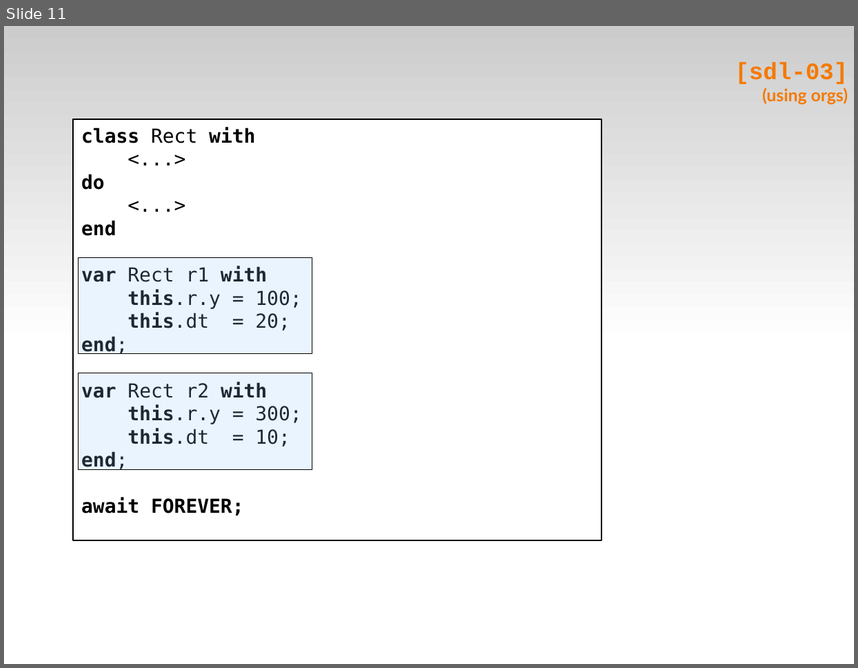
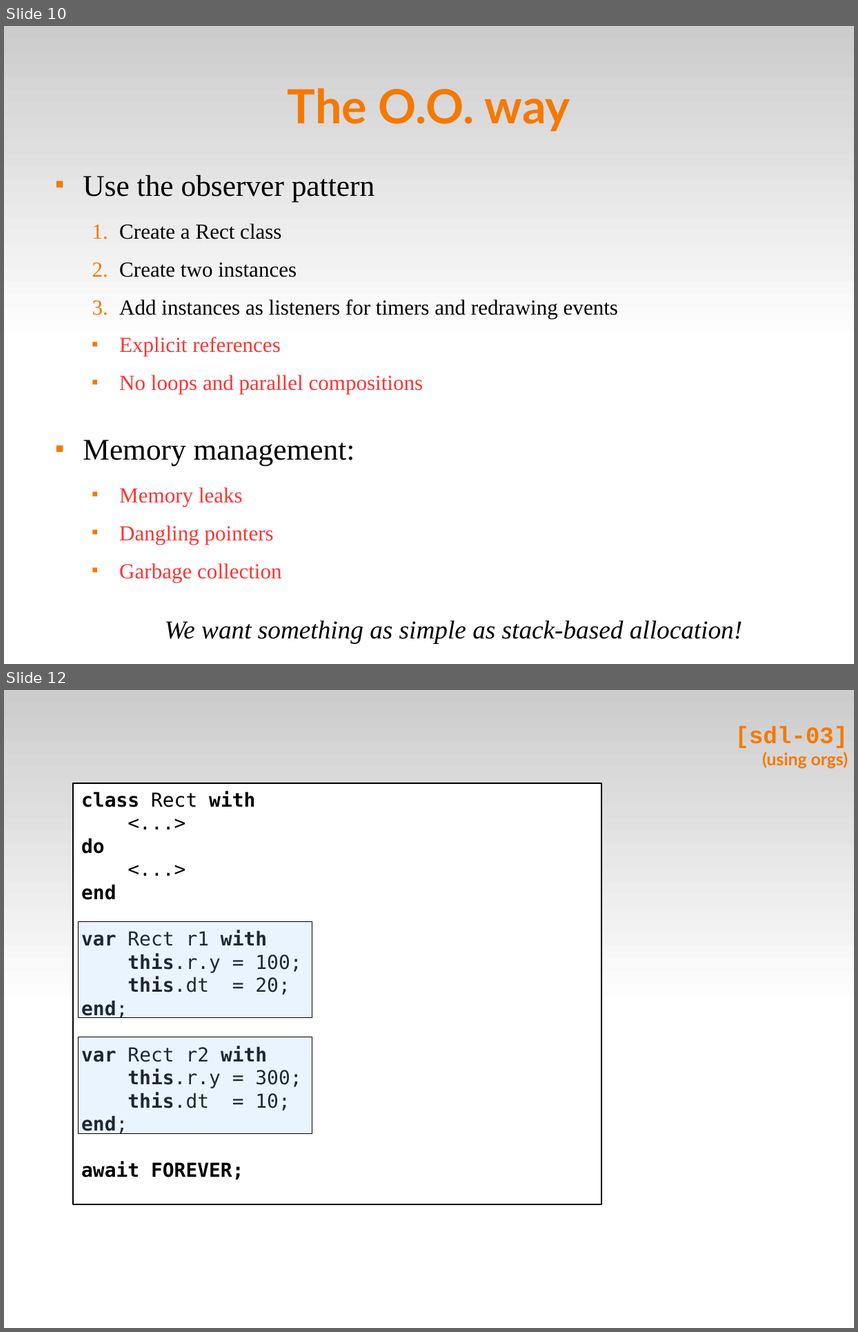
Before and after one commit to fsantanna-no/ceu-docs, a slide deck: ceu_stl.odp. Shown one above the other, each under a label of ours: slide 11 before the commit, slides 10 and 12 after it; the slides between them are not shown. The pictures are 858x668 and 858x1332 pixels, drawn with LibreOffice and Linux fonts; fonts in the diff are those of the drawing. Boxes give left, top, right and bottom in pixels: in the first picture for what was removed or moved away, otherwise in the second. Text is boxed around its words. In the diff, an @@ line names an element or a change of style, - is before the commit and + after.

```diff
--- a/ceu_stl.odp
+++ b/ceu_stl.odp
@@ slide 10 added at [4,26,854,664], background #FFFFFF; not listed: 1 template element that a slide beside it also shows @@
@@ title added at [288,88,570,132], 44 pt, text #F57900, bold @@
+The O.O. way
@@ text added at [83,175,618,394], 20 pt, text #000000 @@
+■ Use the observer pattern
+  1. Create a Rect class
+  2. Create two instances
+  3. Add instances as listeners for timers and redrawing events
+  ■ Explicit references
+  ■ No loops and parallel compositions
@@ text added at [83,439,742,643], 24 pt, text #000000 @@
+■ Memory management:
+  ■ Memory leaks
+  ■ Dangling pointers
+  ■ Garbage collection
+We want something as simple as stack-based allocation!
@@ what was slide 11 is now slide 12 @@
```
Also in this commit, not shown: 5 slides changed, 15 other slides added, 3 slides removed, 6 other files.
